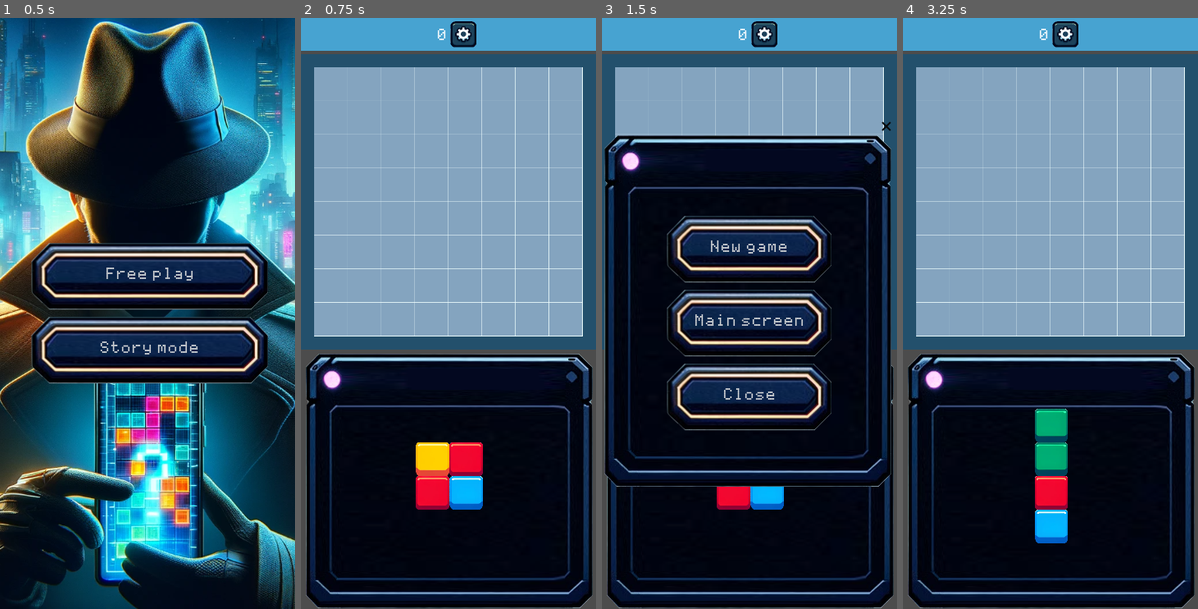
Above: before the commit, frames 1-4 (left to right).
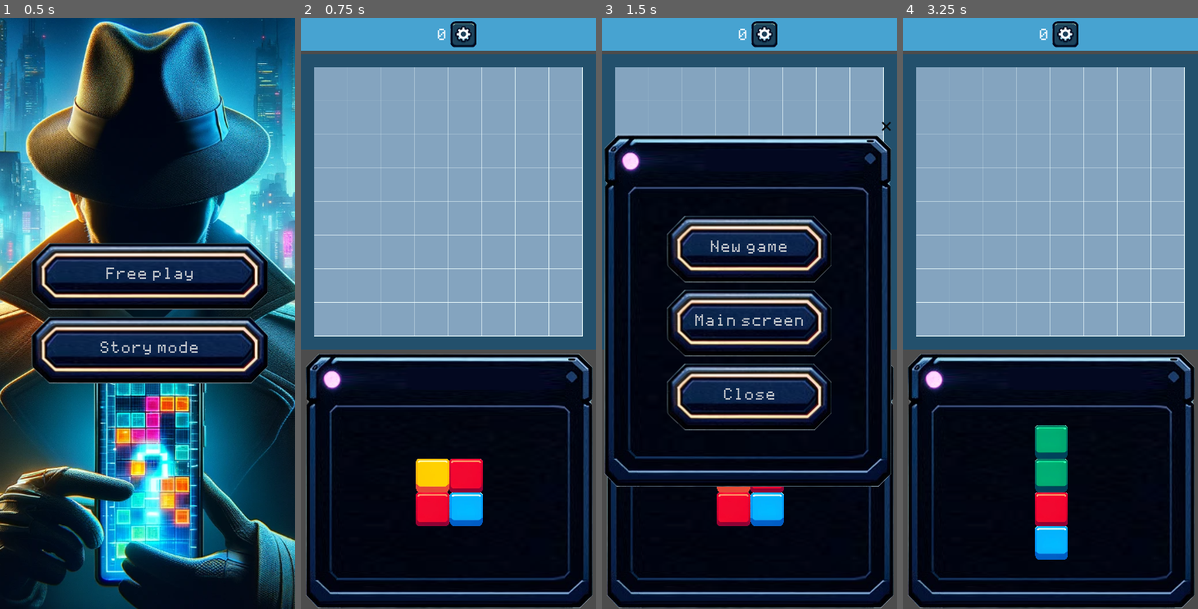
Above: after the commit, the same moments.

Repository: alexkorep-games/transmatrix
Game: Godot game, scene res://scenes/start_screen/start_screen.tscn
Same seed, same stepped clock (60 frames per second), same inputs: the game is played once before the commit and once after it.
Inputs (mouse positions are in pixels of both pictures, inside the frame that each line leads up to):
- Up to frame 1 (0.5 s): no input
- Up to frame 2 (0.75 s): click "Free play" at 0.5 s
- Up to frame 3 (1.5 s): click (764, 35) at 1.25 s
- Up to frame 4 (3.25 s): click "New game" at 2 s; click "OK" at 2.75 s

Frame 1 is identical in both runs. In frame 2, 2.5% of the frame differs, in the area x 38-62%, y 71-86%; in frame 3, 1.2%; in frame 4, 2.1%.

Commit message:
Save on new game

Diff:
--- a/src/scenes/main/main.gd
+++ b/src/scenes/main/main.gd
@@ -19,6 +19,8 @@
 	field.clear()
 	GameState.reset_score()
 	randomize_shape()
+	var tilemap = get_node("%CurrentShape").get_tilemap()
+	GameState.save_game_free_play(field, tilemap)
 
 func randomize_shape():
 	var current_shape = get_node("%CurrentShape")
--- a/src/scenes/main/main.tscn
+++ b/src/scenes/main/main.tscn
@@ -198,7 +198,7 @@
 
 [node name="CurrentShape" parent="VBoxContainer/ShapesSource" instance=ExtResource( 2 )]
 unique_name_in_owner = true
-position = Vector2( 181, 150 )
+position = Vector2( 181, 170 )
 
 [node name="Shapes" type="Node" parent="."]
 unique_name_in_owner = true
